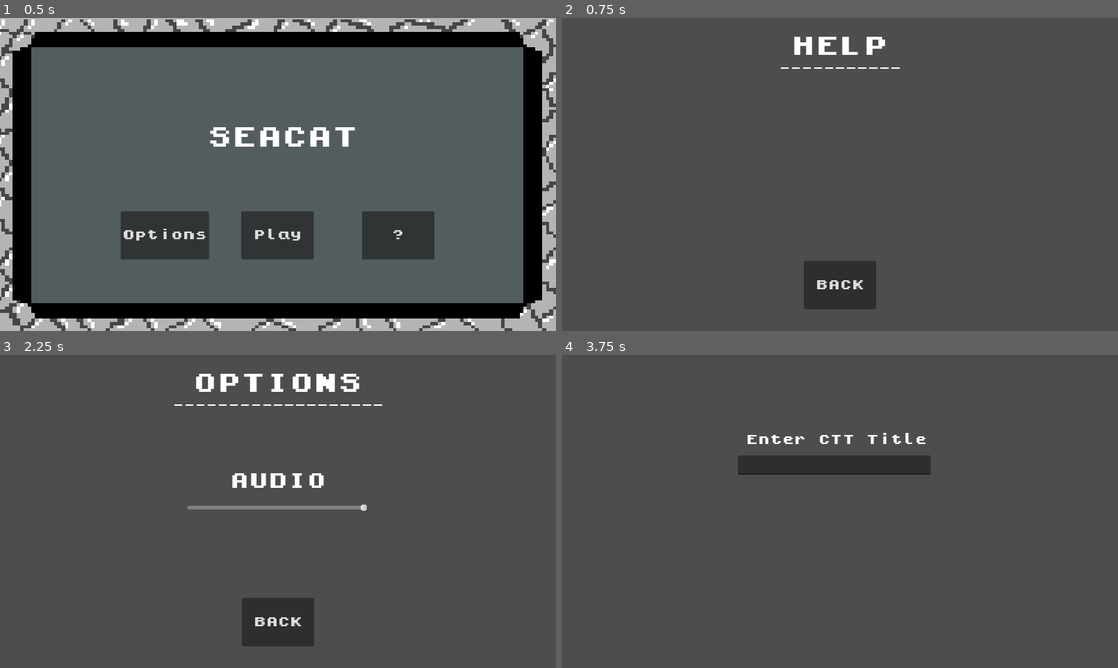
Above: before the commit, frames 1-4 (two rows, left to right).
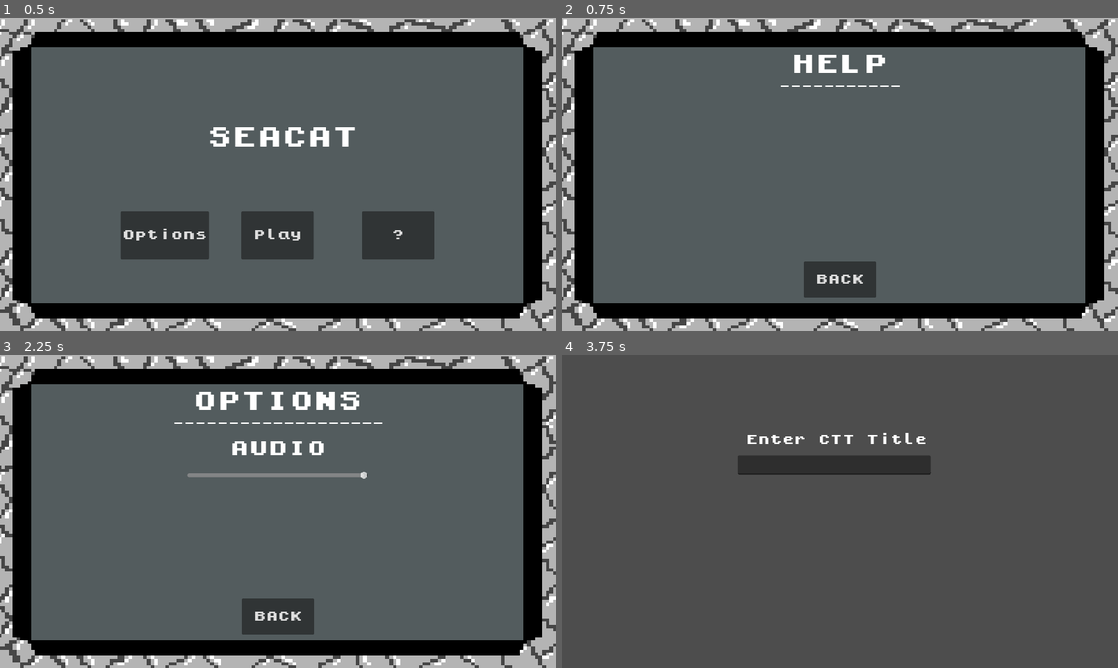
Above: after the commit, the same moments.

Repository: phan-andrew/demo3
Game: Godot game, scene res://start_screen.tscn
The game is run twice, just before and just after one commit, with the same random seed, the same clock (stepped at 60 frames per second) and the same inputs.
Inputs:
- Up to frame 1 (0.5 s): no input
- Up to frame 2 (0.75 s): click "?" at 0.5 s
- Up to frame 3 (2.25 s): click "BACK" at 1.25 s; click "Options" at 2 s
- Up to frame 4 (3.75 s): click "BACK" at 2.75 s; click "Play" at 3.5 s

Frame 1 is identical in both runs. In frame 2, 26% of the frame differs, in the area x 0-100%, y 0-100%; in frame 3, 28%; in frame 4, nothing differs.

Commit message:
h

Diff:
--- a/help_screen.tscn
+++ b/help_screen.tscn
@@ -1,7 +1,8 @@
-[gd_scene load_steps=3 format=3 uid="uid://hpwqdwsycf3r"]
+[gd_scene load_steps=4 format=3 uid="uid://hpwqdwsycf3r"]
 
 [ext_resource type="Script" path="res://Control.gd" id="1_locrl"]
 [ext_resource type="Theme" uid="uid://b2ufqqc6nun3o" path="res://mid_font_theme.tres" id="2_1ycly"]
+[ext_resource type="Texture2D" uid="uid://wyhspu3kjkna" path="res://images/Startscreen.png" id="3_ek7jy"]
 
 [node name="Control" type="Control"]
 layout_mode = 3
@@ -15,16 +16,16 @@
 [node name="back_button" type="Button" parent="."]
 layout_mode = 0
 offset_left = 501.0
-offset_top = 503.0
+offset_top = 504.0
 offset_right = 651.0
-offset_bottom = 603.0
+offset_bottom = 579.0
 theme = ExtResource("2_1ycly")
 text = "BACK"
 
 [node name="Label2" type="Label" parent="."]
-offset_top = 32.0
+offset_top = 69.0
 offset_right = 1151.0
-offset_bottom = 83.0
+offset_bottom = 120.0
 theme = ExtResource("2_1ycly")
 theme_override_font_sizes/font_size = 50
 text = "HELP"
@@ -32,12 +33,18 @@
 
 [node name="Label3" type="Label" parent="."]
 offset_left = 1.0
-offset_top = 84.0
+offset_top = 121.0
 offset_right = 1153.0
-offset_bottom = 108.0
+offset_bottom = 145.0
 theme = ExtResource("2_1ycly")
 theme_override_font_sizes/font_size = 23
 text = "___________"
 horizontal_alignment = 1
 
+[node name="Sprite2D" type="Sprite2D" parent="."]
+z_index = -1
+position = Vector2(576, 324)
+scale = Vector2(1.152, 0.972973)
+texture = ExtResource("3_ek7jy")
+
 [connection signal="pressed" from="back_button" to="." method="_on_back_button_pressed"]
--- a/options_screen.tscn
+++ b/options_screen.tscn
@@ -1,7 +1,8 @@
-[gd_scene load_steps=3 format=3 uid="uid://dos6dbexd3txx"]
+[gd_scene load_steps=4 format=3 uid="uid://dos6dbexd3txx"]
 
 [ext_resource type="Theme" uid="uid://b2ufqqc6nun3o" path="res://mid_font_theme.tres" id="1_h8dew"]
 [ext_resource type="Script" path="res://options_screen.gd" id="1_wqi3x"]
+[ext_resource type="Texture2D" uid="uid://wyhspu3kjkna" path="res://images/Startscreen.png" id="3_oftyu"]
 
 [node name="Control" type="Control"]
 layout_mode = 3
@@ -13,55 +14,66 @@
 script = ExtResource("1_wqi3x")
 
 [node name="HSlider" type="HSlider" parent="."]
+z_index = 1
 layout_mode = 1
 anchors_preset = -1
 offset_left = 388.0
-offset_top = 308.0
+offset_top = 241.0
 offset_right = 762.0
-offset_bottom = 324.0
+offset_bottom = 257.0
 max_value = 1.0
 step = 0.05
 value = 1.0
 
 [node name="Label" type="Label" parent="."]
+z_index = 1
 layout_mode = 0
-offset_top = 239.0
+offset_top = 172.0
 offset_right = 1152.0
-offset_bottom = 279.0
+offset_bottom = 212.0
 theme = ExtResource("1_h8dew")
 theme_override_font_sizes/font_size = 40
 text = "AUDIO"
 horizontal_alignment = 1
 
 [node name="Label2" type="Label" parent="."]
+z_index = 1
 layout_mode = 0
-offset_top = 32.0
+offset_top = 69.0
 offset_right = 1151.0
-offset_bottom = 83.0
+offset_bottom = 120.0
 theme = ExtResource("1_h8dew")
 theme_override_font_sizes/font_size = 50
 text = "OPTIONS"
 horizontal_alignment = 1
 
 [node name="Label3" type="Label" parent="."]
+z_index = 1
 layout_mode = 0
 offset_left = 1.0
-offset_top = 84.0
+offset_top = 121.0
 offset_right = 1153.0
-offset_bottom = 108.0
+offset_bottom = 145.0
 theme = ExtResource("1_h8dew")
 theme_override_font_sizes/font_size = 23
 text = "___________________"
 horizontal_alignment = 1
 
 [node name="Button" type="Button" parent="."]
+z_index = 1
 layout_mode = 0
 offset_left = 501.0
-offset_top = 503.0
+offset_top = 504.0
 offset_right = 651.0
-offset_bottom = 603.0
+offset_bottom = 579.0
 theme = ExtResource("1_h8dew")
 text = "BACK"
 
+[node name="Sprite2D" type="Sprite2D" parent="."]
+z_index = -5
+position = Vector2(576, 324)
+scale = Vector2(1.152, 0.972973)
+texture = ExtResource("3_oftyu")
+
 [connection signal="value_changed" from="HSlider" to="." method="_on_h_slider_value_changed"]
 [connection signal="pressed" from="Button" to="." method="_on_button_pressed"]
